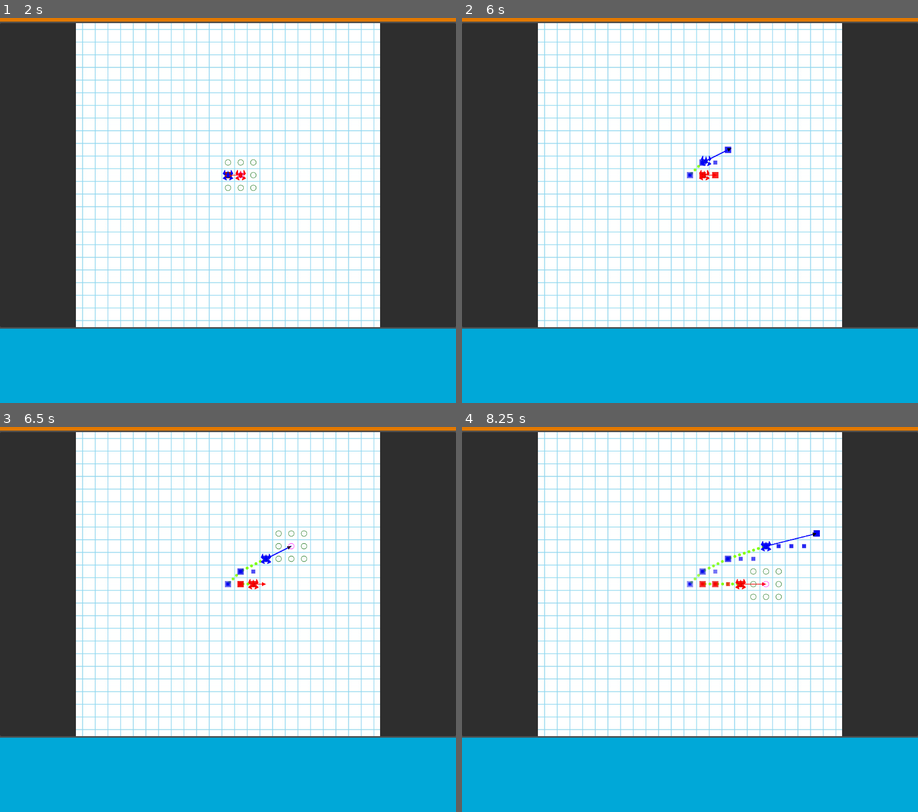
Above: before the commit, frames 1-4 (two rows, left to right).
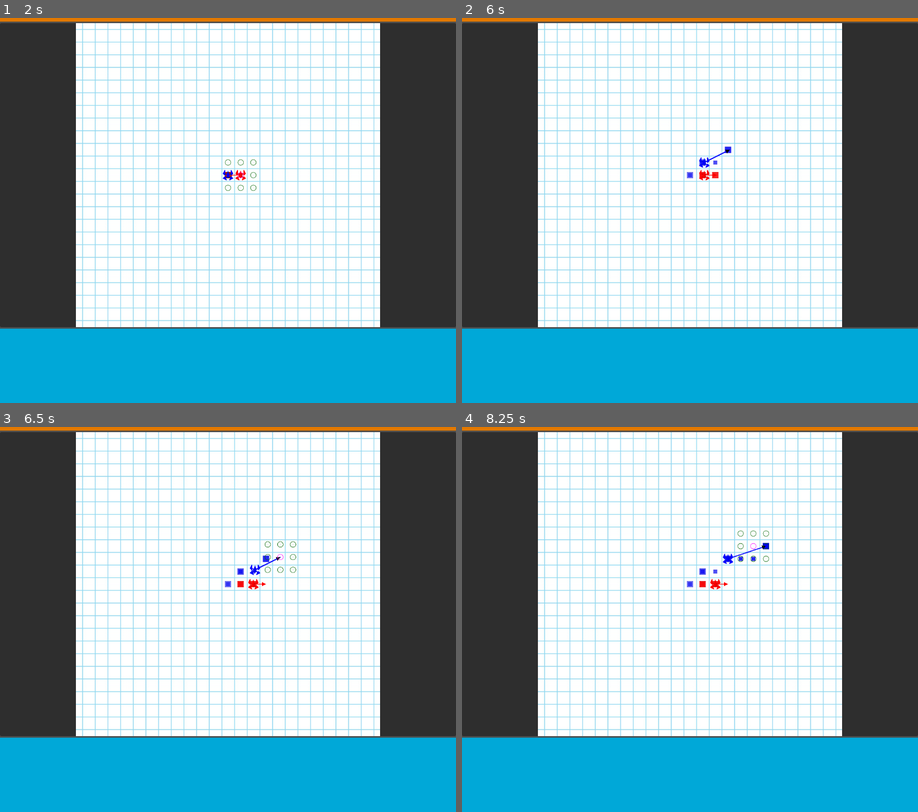
Above: after the commit, the same moments.

Repository: broosnemanic/race_game
Game: Godot game, scene res://scenes/game_control.tscn
Same seed, same stepped clock (60 frames per second), same inputs: the game is played once before the commit and once after it.
Inputs (mouse positions are in pixels of both pictures, inside the frame that each line leads up to):
- Up to frame 1 (2 s): tap Enter at 0.5 s; click (228, 175) at 0.67 s; tap Space at 1.25 s; click (228, 175) at 1.42 s
- Up to frame 2 (6 s): tap Enter at 2, 3.5 s; move the mouse to (703, 175) at 2.02 s; click (703, 175) at 2.17 s; tap Space at 2.75, 4.25 s; click (703, 175) at 2.92 s; move the mouse to (703, 164) at 3.52 s; click (703, 164) at 3.67 s; move the mouse to (703, 175) at 4.27 s; click (703, 175) at 4.42 s; move the mouse to (726, 148) at 5.02 s; click (726, 148) at 5.17 s; move the mouse to (717, 175) at 5.77 s; click (717, 175) at 5.92 s
- Up to frame 3 (6.5 s): no input
- Up to frame 4 (8.25 s): move the mouse to (767, 546) at 6.52 s; click (767, 546) at 6.67 s; move the mouse to (740, 584) at 7.27 s; click (740, 584) at 7.42 s; move the mouse to (817, 534) at 8.02 s; click (817, 534) at 8.17 s

Frame 1 is identical in both runs. In frame 2, less than 0.1% of the frame differs, in the area x 49-60%, y 33-42%; in frame 3, 0.3%; in frame 4, 0.6%, in the area x 49-79%, y 26-45%.

Commit message:
Refactor into DescreteLine

Diff:
--- a/scripts/board.gd
+++ b/scripts/board.gd
@@ -121,11 +121,36 @@
 
 
 func move_ships() -> void:
+	move_ships_alt()
 	fade_traces()
 	fade_dots()
 	preserve_ship_paths()
 	for i_ship: Ship in ships:
 		move_ship(i_ship)
+
+
+func move_ships_alt() -> void:
+	fade_traces()
+	fade_dots()
+	preserve_ship_paths()
+	var t_duration: float = 0.5
+	# Find tic count
+	var t_tic_count: int = 0
+	for i_ship: Ship in ships:
+		t_tic_count = maxi(t_tic_count, i_ship.descrete_path.count())
+	# Loop through tics
+	for i_tic: int in range(1, t_tic_count):
+		for i_ship: Ship in ships:
+			# Check that i_ship has a remaining move to make
+			if i_tic < i_ship.descrete_path.count():
+				# Create tween to move i_ship the next step
+				var t_coords: Array[Vector2i] = i_ship.descrete_path.coords
+				var t_coord: Vector2i = t_coords[i_tic] - t_coords[i_tic - 1]
+				move_ship_to(i_ship, t_coord, t_duration)
+		# Create await timer with duration of move
+		await get_tree().create_timer(t_duration).timeout
+		# We want both ships to move once per tic (if it has a move remaining)
+		# Then move on to next tic
 
 
 func preserve_ship_paths() -> void:
@@ -170,6 +195,13 @@
 	t_tween.tween_property(a_ship, "position", t_end, Constants.MOVE_TIME)
 	t_tween.finished.connect(ship_move_completed.emit.bind(a_ship))
 	draw_trace(t_coord, a_ship.coords() + a_ship.velocity, 0)
+
+
+
+func move_ship_to(a_ship: Ship, a_coord: Vector2i, a_duration: float) -> void:
+	var t_end: Vector2 = a_ship.position + Constants.ORIGINAL_SQUARE_SIZE * a_coord
+	var t_tween: Tween = get_tree().create_tween()
+	t_tween.tween_property(a_ship, "position", t_end, a_duration)
 
 
 
--- a/scripts/descrete_path.gd
+++ b/scripts/descrete_path.gd
@@ -23,6 +23,10 @@
 	var t_y: int = maxi(0, t_delta.y - t_diag)
 	return [t_x, t_y, t_diag]
 
+
+# Count of descrete points
+func count() -> int:
+	return coords.size()
 
 
 func clear_line() -> void:
@@ -50,6 +54,51 @@
 
 
 
+func draw_from_endpoints(a_start: Vector2i, a_end: Vector2i) -> void:
+	var t_coords: Array[Vector2i] = line_coords(a_start, a_end)
+	draw_points(t_coords)
+
+
+# Utility for drawing grid-style line
+# Applies list of moves from distributed_directions to a start and end coord
+func line_coords(a_start: Vector2i, a_end: Vector2i) -> Array[Vector2i]:
+	var t_coord: Vector2i = a_start
+	var t_coords: Array[Vector2i] = [t_coord]
+	var t_steps: Array[Vector2i] = distributed_directions(a_start, a_end)
+	for i_step: Vector2i in t_steps:
+		t_coord += i_step
+		t_coords.append(t_coord)
+	return t_coords
+
+
+# Utility for drawing grid-style line
+# Returns list of unit vectors which draw a reasonble straight line
+func distributed_directions(a_start: Vector2i, a_end: Vector2i) -> Array[Vector2i]:
+	var t_directions: Array[Vector2i] = []
+	var t_counts: Array[int] = direction_counts(a_start, a_end)
+	var t_sign_x: int = 1 if a_end.x - a_start.x >= 0 else -1
+	var t_sign_y: int = 1 if a_end.y - a_start.y >= 0 else -1
+	var t_total: int = t_counts[0] + t_counts[1] + t_counts[2]
+	var t_diag: Vector2i = Vector2i(t_sign_x, t_sign_y)
+	var t_x: Vector2i = Vector2i(t_sign_x, 0)
+	var t_y: Vector2i = Vector2i(0, t_sign_y)
+	t_directions.resize(t_total)
+	t_directions.fill(t_diag)
+	var t_step: float
+	if t_counts[0] > 0:
+		t_step = t_total as float / t_counts[0]
+		for i_index: int in range(0, t_counts[0]):
+				t_directions[floori(i_index * t_step)] = t_x
+	if t_counts[1] > 0:
+		t_step = t_total as float / t_counts[1]
+		for i_index: int in range(0, t_counts[1]):
+				t_directions[floori(i_index * t_step)] = t_y
+	return t_directions
+
+
+
+
+
 func fade(a_fraction: float) -> void:
 	for i_sprite: Sprite2D in point_markers:
 		var t_alpha: float = i_sprite.modulate.a
--- a/scripts/game_control.gd
+++ b/scripts/game_control.gd
@@ -66,7 +66,8 @@
 func on_ship_move_selected(a_ship: Ship) -> void:
 	ship_ready_report[a_ship.player] = true
 	if is_all_ships_ready():
-		board.move_ships()
+		#board.move_ships()
+		board.move_ships_alt()
 		reset_ship_ready_report()
 		await get_tree().create_timer(Constants.MOVE_TIME).timeout
 		start_turn()
--- a/scripts/ship.gd
+++ b/scripts/ship.gd
@@ -153,16 +153,13 @@
 	marker_arrow.position = marker_pointer.points[1]
 	marker_arrow.point_along_coords(Vector2.ZERO, a_marker.position)
 	# Grid line
-	var t_coords: Array[Vector2i] = line_coords(Vector2i.ZERO, a_marker.coord + velocity)
 	clear_line()
-	path = t_coords
-
-	#draw_squares(t_coords)
 	descrete_path.clear_line()
 	descrete_path = DescretePath.new()
 	descrete_path.color = Constants.player_color[player]
 	add_child(descrete_path)
-	descrete_path.draw_points(t_coords)
+	descrete_path.draw_from_endpoints(Vector2i.ZERO, a_marker.coord + velocity)
+	path = descrete_path.coords
 
 
 
@@ -178,7 +175,7 @@
 func on_marker_selected(a_marker: Marker) -> void:
 	velocity += a_marker.coord
 	moves.append(velocity)
-	path = line_coords(Vector2i.ZERO, velocity)
+	path = descrete_path.coords
 	move_selected.emit(self)
 	destroy_markers()
 
@@ -204,72 +201,7 @@
 	return t_coords
 
 
-#region Grid Line
-# Utility for drawing grid-style line
-# Applies list of moves from distributed_directions to a start and end coord
-func line_coords(a_start: Vector2i, a_end: Vector2i) -> Array[Vector2i]:
-	var t_coord: Vector2i = a_start
-	var t_coords: Array[Vector2i] = [t_coord]
-	var t_steps: Array[Vector2i] = distributed_directions(a_start, a_end)
-	for i_step: Vector2i in t_steps:
-		t_coord += i_step
-		t_coords.append(t_coord)
-	return t_coords
-
-
-# Utility for drawing grid-style line
-# Returns list of unit vectors which draw a reasonble straight line
-func distributed_directions(a_start: Vector2i, a_end: Vector2i) -> Array[Vector2i]:
-	var t_directions: Array[Vector2i] = []
-	var t_counts: Array[int] = direction_counts(a_start, a_end)
-	var t_sign_x: int = 1 if a_end.x - a_start.x >= 0 else -1
-	var t_sign_y: int = 1 if a_end.y - a_start.y >= 0 else -1
-	var t_total: int = t_counts[0] + t_counts[1] + t_counts[2]
-	var t_diag: Vector2i = Vector2i(t_sign_x, t_sign_y)
-	var t_x: Vector2i = Vector2i(t_sign_x, 0)
-	var t_y: Vector2i = Vector2i(0, t_sign_y)
-	t_directions.resize(t_total)
-	t_directions.fill(t_diag)
-	var t_step: float
-	if t_counts[0] > 0:
-		t_step = t_total as float / t_counts[0]
-		for i_index: int in range(0, t_counts[0]):
-				t_directions[floori(i_index * t_step)] = t_x
-	if t_counts[1] > 0:
-		t_step = t_total as float / t_counts[1]
-		for i_index: int in range(0, t_counts[1]):
-				t_directions[floori(i_index * t_step)] = t_y
-	return t_directions
-
-
-
-# Utility for drawing grid-style line
-# [x dir count, y dir count, diag dir count]
-func direction_counts(a_start: Vector2i, a_end: Vector2i) -> Array[int]:
-	var t_delta: Vector2i = abs(a_end - a_start)
-	var t_diag: int = mini(t_delta.x, t_delta.y)
-	var t_x: int = maxi(0, t_delta.x - t_diag)
-	var t_y: int = maxi(0, t_delta.y - t_diag)
-	return [t_x, t_y, t_diag]
-
-
 func clear_line() -> void:
 	for i_square: Sprite2D in line_squares:
 		i_square.queue_free()
 	line_squares = []
-
-
-
-func draw_squares(a_coords: Array[Vector2i]) -> void:
-	clear_line()
-	for i_coord: Vector2i in a_coords:
-		var t_sprite: Sprite2D = Sprite2D.new()
-		t_sprite.texture = LIGHT_TILE
-		t_sprite.z_index = 10
-		t_sprite.scale = 0.25 * Vector2.ONE
-		add_child(t_sprite)
-		t_sprite.position = i_coord * Constants.ORIGINAL_SQUARE_SIZE
-		line_squares.append(t_sprite)
-
-
-#endregion
